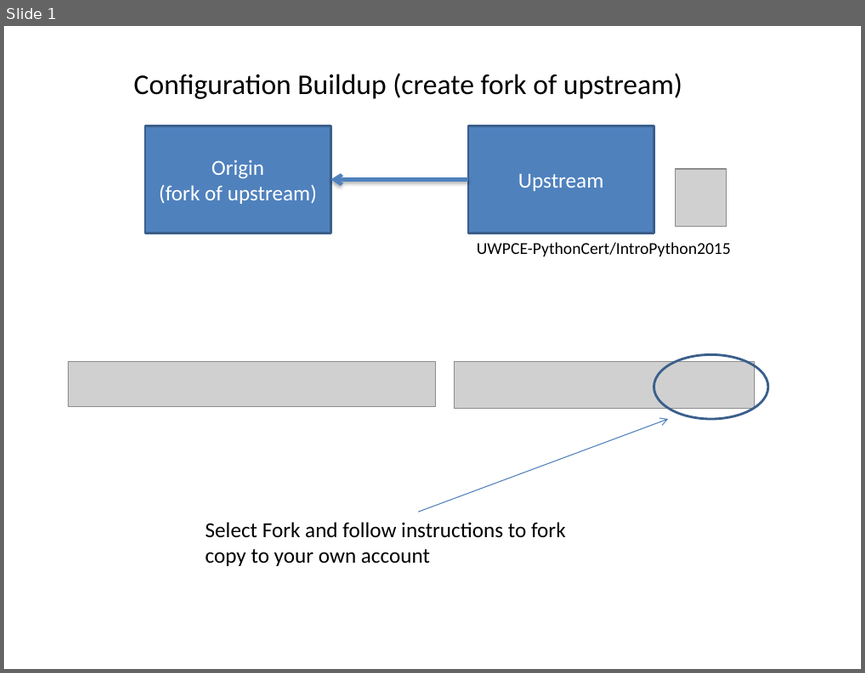
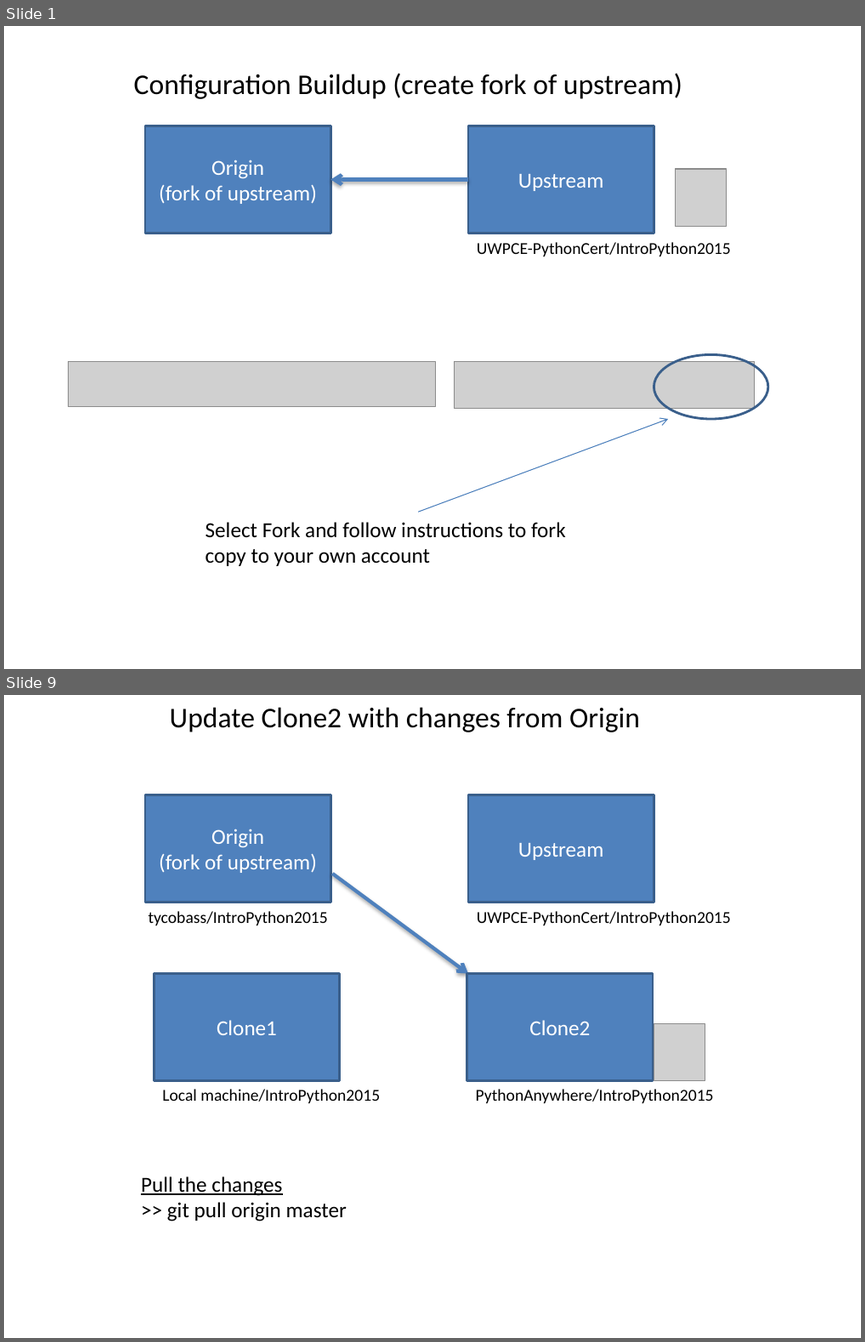
Before and after one commit to UWPCE-PythonCert/IntroToPython-2014, a slide deck: students/eric_v/debris/Using_git.pptx. Shown one above the other, each under a label of ours: slide 1 before the commit, slides 1 and 9 after it; the slides between them are not shown. The pictures are 865x673 and 865x1342 pixels, drawn with LibreOffice and Linux fonts; fonts in the diff are those of the drawing; grey boxes stand for pictures. Boxes give left, top, right and bottom in pixels: in the first picture for what was removed or moved away, otherwise in the second. Text is boxed around its words. In the diff, an @@ line names an element or a change of style, - is before the commit and + after.

```diff
--- a/students/eric_v/debris/Using_git.pptx
+++ b/students/eric_v/debris/Using_git.pptx
@@ slide 9 added at [4, 695, 861, 1338], background #FFFFFF @@
@@ text added at [170, 707, 640, 732], 24 pt, text #000000 @@
+Update Clone2 with changes from Origin
@@ rectangle added at [145, 795, 331, 902], fill #4F81BD, outline #3A5F8C 2 pt, 18 pt, text #FFFFFF @@
+Origin
+(fork of upstream)
@@ rectangle added at [468, 795, 654, 902], fill #4F81BD, outline #3A5F8C 2 pt, 18 pt, text #FFFFFF @@
+Upstream
@@ arrow added from (332, 873) to (468, 974), #4F81BD 3 pt @@
@@ text added at [148, 911, 328, 925], 14 pt, text #000000 @@
+tycobass/IntroPython2015
@@ text added at [477, 911, 731, 925], 14 pt, text #000000 @@
+UWPCE-PythonCert/IntroPython2015
@@ rectangle added at [154, 974, 340, 1081], fill #4F81BD, outline #3A5F8C 2 pt, 18 pt, text #FFFFFF @@
+Clone1
@@ rectangle added at [466, 974, 653, 1081], fill #4F81BD, outline #3A5F8C 2 pt, 18 pt, text #FFFFFF @@
+Clone2
@@ picture added at [653, 1023, 705, 1080] @@
@@ text added at [162, 1089, 380, 1103], 14 pt, text #000000 @@
+Local machine/IntroPython2015
@@ text added at [476, 1089, 714, 1103], 14 pt, text #000000 @@
+PythonAnywhere/IntroPython2015
@@ text added at [141, 1176, 347, 1221], 18 pt, text #000000 @@
+Pull the changes
+>> git pull origin master
```
Also in this commit, not shown: 7 slides changed, 2 other slides added.
